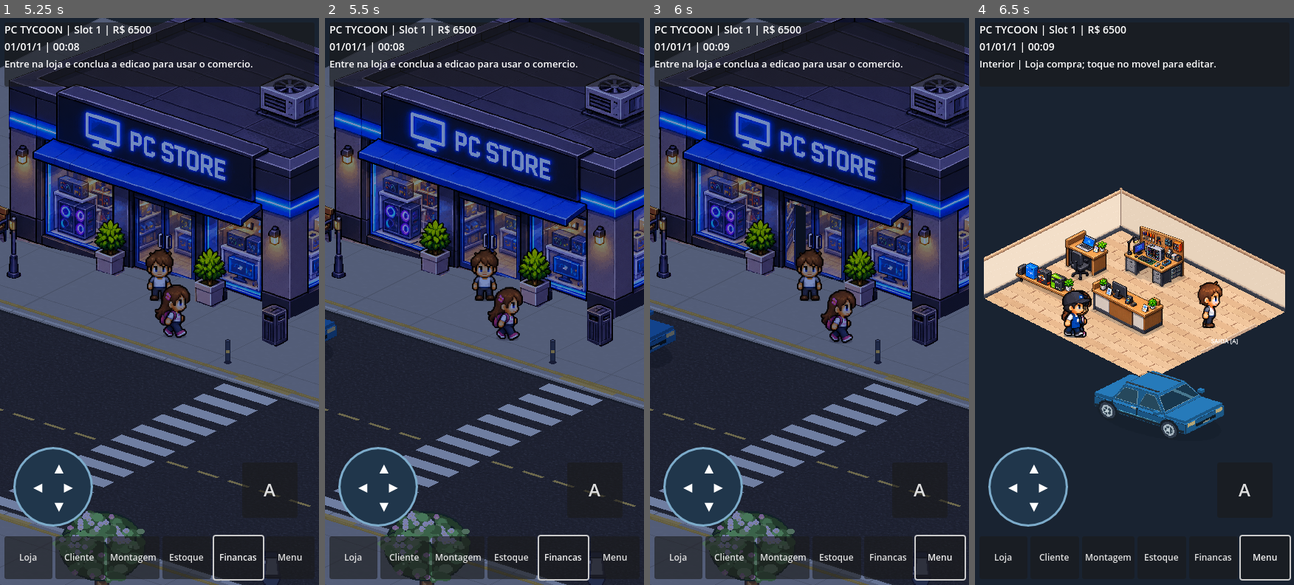
Above: before the commit, frames 1-4 (left to right).
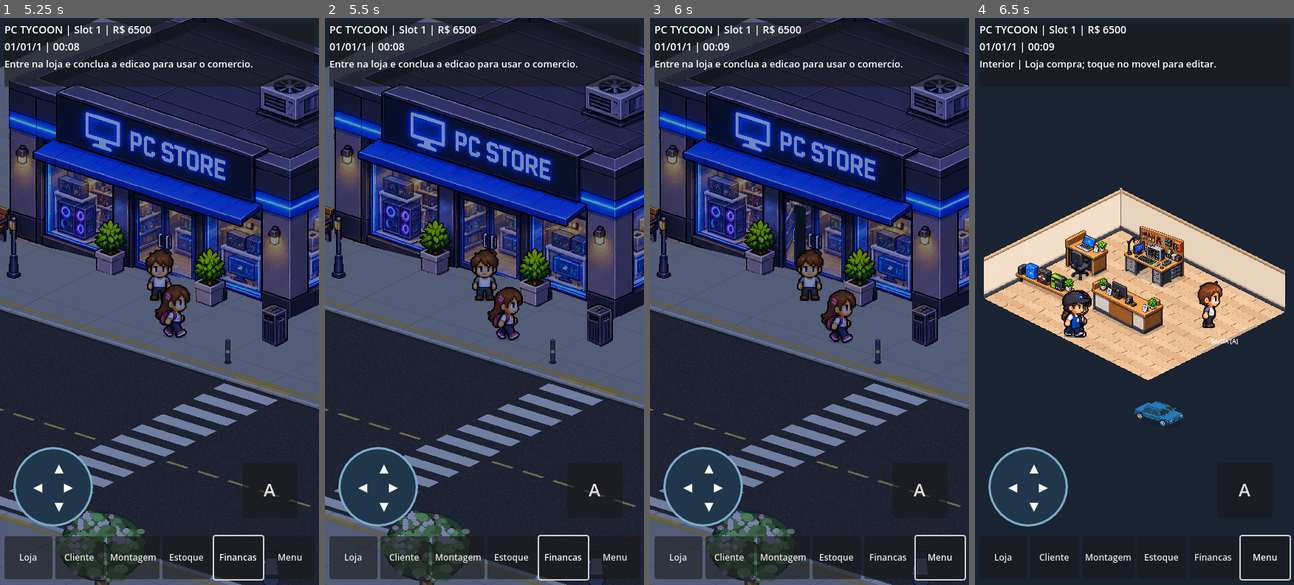
Above: after the commit, the same moments.

Repository: RiltonMaciel/Pixel-PC-Tycoon
Game: Godot game, scene res://scenes/RuaComercial.tscn
The game is run twice, just before and just after one commit, with the same random seed, the same clock (stepped at 60 frames per second) and the same inputs.
Inputs (mouse positions are in pixels of both pictures, inside the frame that each line leads up to):
- Up to frame 1 (5.25 s): click "Loja" at 0.5 s; click "Cliente" at 1.25 s; click "Montagem" at 2 s; click "Estoque" at 2.75 s; click "Financas" at 3.5 s; click "A" at 4.25 s; click "Fechar" at 5 s
- Up to frame 2 (5.5 s): no input
- Up to frame 3 (6 s): tap Enter (ui_accept) at 5.75 s; move the mouse to (879, 273) at 5.77 s; hold Right (ui_right) from 5.78 s (still down); click (879, 273) at 5.92 s
- Up to frame 4 (6.5 s): keep holding Right (ui_right); tap Enter (ui_accept) at 6.02 s

Frame 1 is identical in both runs. In frame 2, 0.1% of the frame differs, in the area x 0-4%, y 53-58%; in frame 3, 0.3%; in frame 4, 2.5%, in the area x 37-79%, y 62-75%.

Commit message:
fix(trafego): mantém proporção dos veículos em movimento com sprites detalhados

Diff:
--- a/scripts/MundoVivo.gd
+++ b/scripts/MundoVivo.gd
@@ -60,7 +60,11 @@
     var item := VISUAL.veiculo(ator.veiculo_id,previa_visual)
     ator.no.texture = item.textura
     ator.no.offset = -item.pivo
-    ator.no.scale = Vector2.ONE * float(item.get("escala",0.65))
+    var original: Dictionary = CATALOGO.ITENS[ator.veiculo_id]
+    var escala_visual := 0.65
+    if previa_visual and item.textura != original.textura:
+        escala_visual *= float(original.altura) / maxf(1.0,float(item.textura.get_height()))
+    ator.no.scale = Vector2.ONE * escala_visual
 
 func configurar(bairro_ou_dados: Variant) -> bool:
     _limpar()
